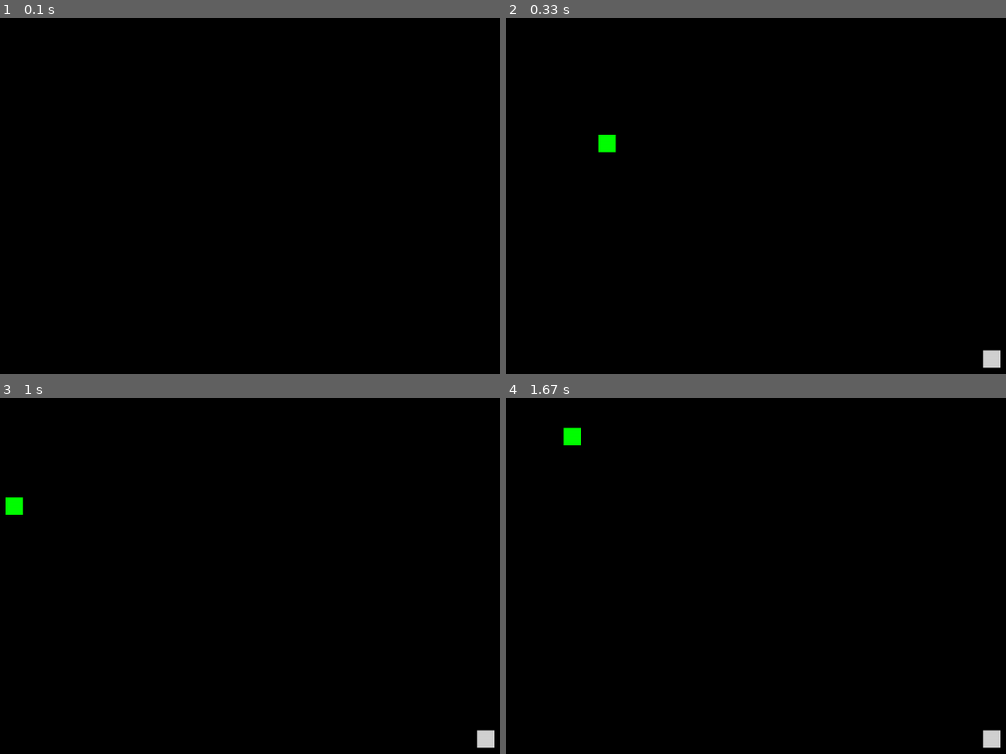
Above: before the commit, frames 1-4 (two rows, left to right).
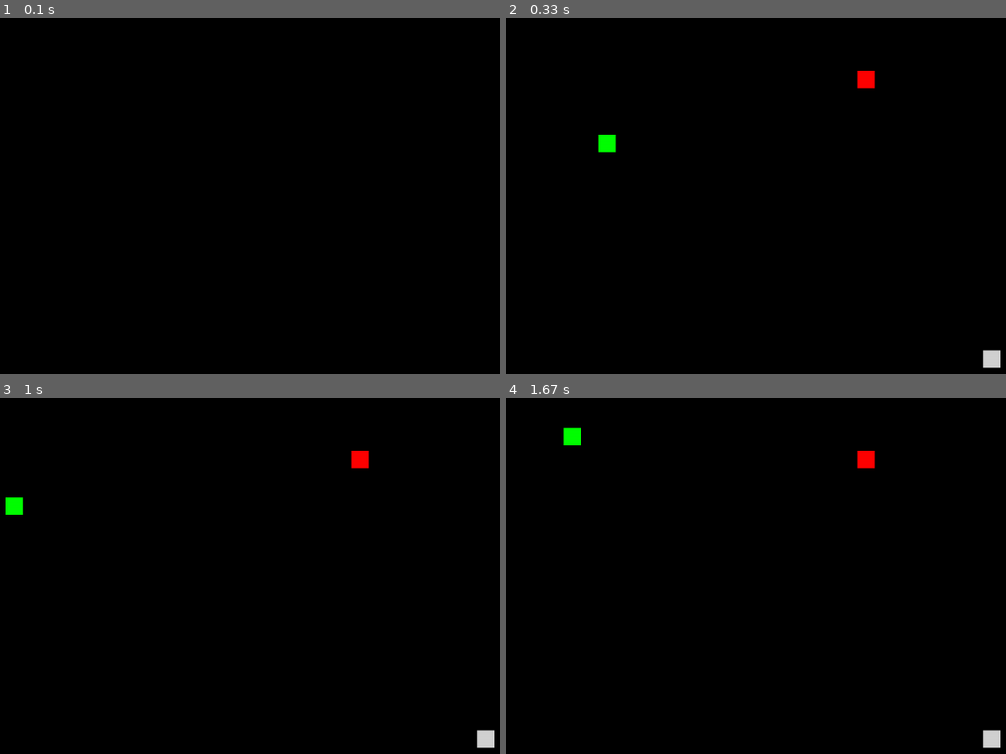
Above: after the commit, the same moments.

Repository: 2som/pygame_Snake
Game: pygame game, started from app.py
Two runs of this game, one before a commit and one after it. Both use one fixed random seed, a clock stepped at 60 frames per second and the inputs below.
Inputs:
- Up to frame 1 (0.1 s): no input
- Up to frame 2 (0.33 s): no input
- Up to frame 3 (1 s): hold Right 0.33-0.8 s; hold Up from 0.83 s (still down)
- Up to frame 4 (1.67 s): release Up at 1.3 s; hold Right from 1.33 s (still down)

Frame 1 is identical in both runs. In frame 2, 0.2% of the frame differs, in the area x 70-74%, y 14-20%; in frame 3, 0.2%; in frame 4, 0.2%.

Commit message:
snake can eat special blocks

Diff:
--- a/app.py
+++ b/app.py
@@ -1,4 +1,4 @@
-import pygame, sys
+import pygame, sys, random
 
 from Config import Config
 from src.objects.BlockSpawner import BlockSpawner
@@ -9,7 +9,7 @@
     def __init__(self):
         self.rects = []
         self.current_spawned_rect = None
-        self.current_spawner_special_rect = None
+        self.current_spawned_special_rect = None
         self.setup_settings_and_screen()
         self.initialize_objects()
 
@@ -44,18 +44,35 @@
     def run(self):
         clock = pygame.time.Clock()
         time = 0
+        special_block_spawn_time = 0
+        duration_of_snake_state_change = 0
         while True:
+            if self.snake.state != 'normal':
+                duration_of_snake_state_change += clock.get_time()
             time += clock.get_time()
+            special_block_spawn_time += clock.get_time()
             if time >= 100:
                 if not self.current_spawned_rect:
                     self.spawn_rect()
+                if not self.current_spawned_special_rect:
+                    self.spawn_special_rect()
+
                 self.screen.fill((0, 0, 0))
                 self.check_events(pygame.event.get())
                 self.check_collisions()
                 self.update_screen()
                 pygame.display.flip()
                 time = 0
-            clock.tick(120)
+            if duration_of_snake_state_change >= 1000:
+                self.snake.reset_state()
+                duration_of_snake_state_change = 0
+
+            if special_block_spawn_time >= 5000:
+                self.rects = list(filter(lambda x: self.current_spawned_special_rect != x, self.rects))
+                self.current_spawned_special_rect = None
+                special_block_spawn_time = 0
+
+            clock.tick(100)
 
     def check_events(self, events):
         for event in events:
@@ -90,12 +107,11 @@
 
     def check_collisions(self):
         if self.snake.eats_himself():
+            print("snake eats himself")
             sys.exit()
 
-        if self.snake.head.rect.x > self.SETTINGS.screen_width or self.snake.head.rect.x < 0:
-            sys.exit()
-
-        if self.snake.head.rect.y > self.SETTINGS.screen_height or self.snake.head.rect.y < 0:
+        if (self.snake_is_outside_of_screen()):
+            print("snake outside")
             sys.exit()
 
         if self.snake.head.rect.colliderect(self.current_spawned_rect.rect):
@@ -105,11 +121,33 @@
             self.rects.append(new_snake_part)
             self.current_spawned_rect = None
 
+
+        if self.snake.head.rect.colliderect(self.current_spawned_special_rect):
+            self.rects = list(filter(lambda x: self.current_spawned_special_rect != x, self.rects))
+            self.snake.eat(self.current_spawned_special_rect)
+            self.current_spawned_special_rect = None
+
     def spawn_special_rect(self):
-        pass
+        type = random.choice(['slowdown', 'speedup'])
+
+        if type == 'slowdown':
+            self.current_spawned_special_rect = self.blockFacade.createSlowDownBlock()
+            self.spawner.spawn_block(self.current_spawned_special_rect)
+            self.rects.append(self.current_spawned_special_rect)
+
+        elif type == 'speedup':
+            self.current_spawned_special_rect = self.blockFacade.createSpeedUpBlock()
+            self.spawner.spawn_block(self.current_spawned_special_rect)
+            self.rects.append(self.current_spawned_special_rect)
 
     def restart():
         pass
 
+    def snake_is_outside_of_screen(self):
+        return (self.snake.head.rect.x > self.SETTINGS.screen_width or
+                self.snake.head.rect.x < 0 or
+                self.snake.head.rect.y > self.SETTINGS.screen_height or
+                self.snake.head.rect.y < 0)
+
 
 App().run()
--- a/src/objects/Block.py
+++ b/src/objects/Block.py
@@ -17,9 +17,6 @@
         self.rect.centerx = x
         self.rect.centery = y
 
-    def get_position(self):
-        return [self.x, self.y]
-
     def __eq__(self, object):
         if not isinstance(object, Block):
             return False
--- a/src/objects/BlockFacade.py
+++ b/src/objects/BlockFacade.py
@@ -1,6 +1,6 @@
+from src.objects.SpeedUpBlock import SpeedUpBlock
 from src.objects.Block import Block
 from src.objects.MovableBlock import MovableBlock
-from src.objects.ReverseDirectionsBlock import ReverseDirectionsBlock
 from src.objects.SlowDownBlock import SlowDownBlock
 
 
@@ -15,5 +15,8 @@
     def createMovableBlock(self, x=0, y=0):
         return MovableBlock(self.blockConfig, x, y)
 
-    def createSpecialBlock(self, x=0, y=0):
-        pass
+    def createSlowDownBlock(self, x=0, y=0):
+        return SlowDownBlock(self.blockConfig, x, y)
+
+    def createSpeedUpBlock(self, x=0, y=0):
+        return SpeedUpBlock(self.blockConfig, x, y)
--- a/src/objects/ReverseDirectionsBlock.py
+++ /dev/null
@@ -1,2 +0,0 @@
-class ReverseDirectionsBlock:
-    pass
--- a/src/objects/SlowDownBlock.py
+++ b/src/objects/SlowDownBlock.py
@@ -2,4 +2,10 @@
 
 class SlowDownBlock(Block):
     def __init__(self, blockConfig, x=0, y=0):
-        pass
+        super().__init__(blockConfig, x, y)
+        self.color = blockConfig.get("colors").get("red")
+
+    def __eq__(self, object):
+        if not isinstance(object, SlowDownBlock):
+            return False
+        return self.rect.centerx == object.rect.centerx and self.rect.centery == object.rect.centery
--- a/src/objects/Snake.py
+++ b/src/objects/Snake.py
@@ -1,3 +1,7 @@
+from src.objects.MovableBlock import MovableBlock
+from src.objects.SlowDownBlock import SlowDownBlock
+from src.objects.SpeedUpBlock import SpeedUpBlock
+
 class Snake:
     def __init__(self, screen, movableBlock, speed):
         self.screen = screen
@@ -5,6 +9,7 @@
         self.moving_direction = 'left'
         self.body = [self.head]
         self.speed = speed
+        self.state = 'normal'
 
     def set_moving_direction(self, direction):
         if not isinstance(direction, str):
@@ -46,7 +51,17 @@
             next_block.update_position(current_block.prev_x, current_block.prev_y)
 
     def eat(self, block):
-        self.body.append(block)
+        if isinstance(block, MovableBlock):
+            self.body.append(block)
+            return
+        if isinstance(block, SlowDownBlock):
+            self.slow_down()
+            return
+        if isinstance(block, SpeedUpBlock):
+            self.speed_up()
+            return
+
+        raise TypeError("I don't know how to eat that.")
 
     def eats_himself(self):
         for rect in self.body[1:]:
@@ -73,6 +88,42 @@
 
         return True
 
+    def speed_up(self):
+        if self.state == 'accelerated':
+            return
+
+        if self.state == 'slowed':
+            self.state = 'normal'
+            self.speed += 50
+            return
+
+        if self.state == 'normal':
+            self.state = 'accelerated'
+            self.speed += 50
+            return
+
+
+    def slow_down(self):
+        if self.state == 'slowed':
+            return
+
+        if self.state == 'accelerated':
+            self.state = 'normal'
+            self.speed -= 20
+            return
+
+        if self.state == 'normal':
+            self.state = 'slowed'
+            self.speed -= 20
+            return
+
+    def reset_state(self):
+        if self.state == 'slowed':
+            self.speed += 20
+        elif self.state == 'accelerated':
+            self.speed -= 20
+        self.state == 'normal'
+
     def _move_up(self):
         self.head.rect.centery -= self.speed
 
--- a/src/objects/SpeedUpBlock.py
+++ b/src/objects/SpeedUpBlock.py
@@ -1,2 +1,11 @@
-class SpeedUpBlock:
-    pass
+from src.objects.Block import Block
+
+class SpeedUpBlock(Block):
+    def __init__(self, blockConfig, x=0, y=0):
+        super().__init__(blockConfig, x, y)
+        self.color = blockConfig.get("colors").get("blue")
+
+    def __eq__(self, object):
+        if not isinstance(object, SpeedUpBlock):
+            return False
+        return self.rect.centerx == object.rect.centerx and self.rect.centery == object.rect.centery
--- a/tests/TestSnake.py
+++ b/tests/TestSnake.py
@@ -110,6 +110,40 @@
 
         assert snake.get_moving_direction() == 'left'
 
+    def test_snake_slows_down(self):
+        snake = self.there_is_snake_object()
+        snake.speed = 50
+
+        snake.slow_down()
+
+        assert snake.speed == 30 and snake.state == 'slowed'
+
+    def test_snake_is_not_slowing_down_when_already_slowed_down(self):
+        snake = self.there_is_snake_object()
+        snake.speed = 50
+        snake.state = 'accelerated'
+
+        snake.slow_down()
+
+        assert snake.speed == 50 and snake.state == 'slowed'
+
+    def test_snake_speeds_up(self):
+        snake = self.there_is_snake_object()
+        snake.speed = 50
+
+        snake.speed_up()
+
+        assert snake.speed == 70 and snake.state == 'accelerated'
+
+    def test_snake_is_not_speeding_up_when_already_speeded_up(self):
+        snake = self.there_is_snake_object()
+        snake.speed = 50
+        snake.state = 'accelerated'
+
+        snake.speed_up()
+
+        assert snake.speed == 50 and snake.state == 'accelerated'
+
 
     def there_is_snake_object(self):
-        return Snake(mocks.ScreenFixture(),  MovableBlock(mocks.blockConfig, 100, 100))
+        return Snake(mocks.ScreenFixture(),  MovableBlock(mocks.blockConfig, 100, 100), 50)
--- a/tests/mocks.py
+++ b/tests/mocks.py
@@ -15,6 +15,12 @@
 blockConfig = {
     "width": 50,
     "height": 50,
-    "color1": (0, 255, 0),
-    "color2": (0, 0, 255),
+    "colors": {
+        "red": (255, 0, 0),
+        "blue": (0, 0, 255),
+        "green": (0, 255, 0),
+        "yellow": (240, 230, 0),
+        "grey": (210, 210, 210),
+        "orange": (250, 150, 25)
+    }
 }
